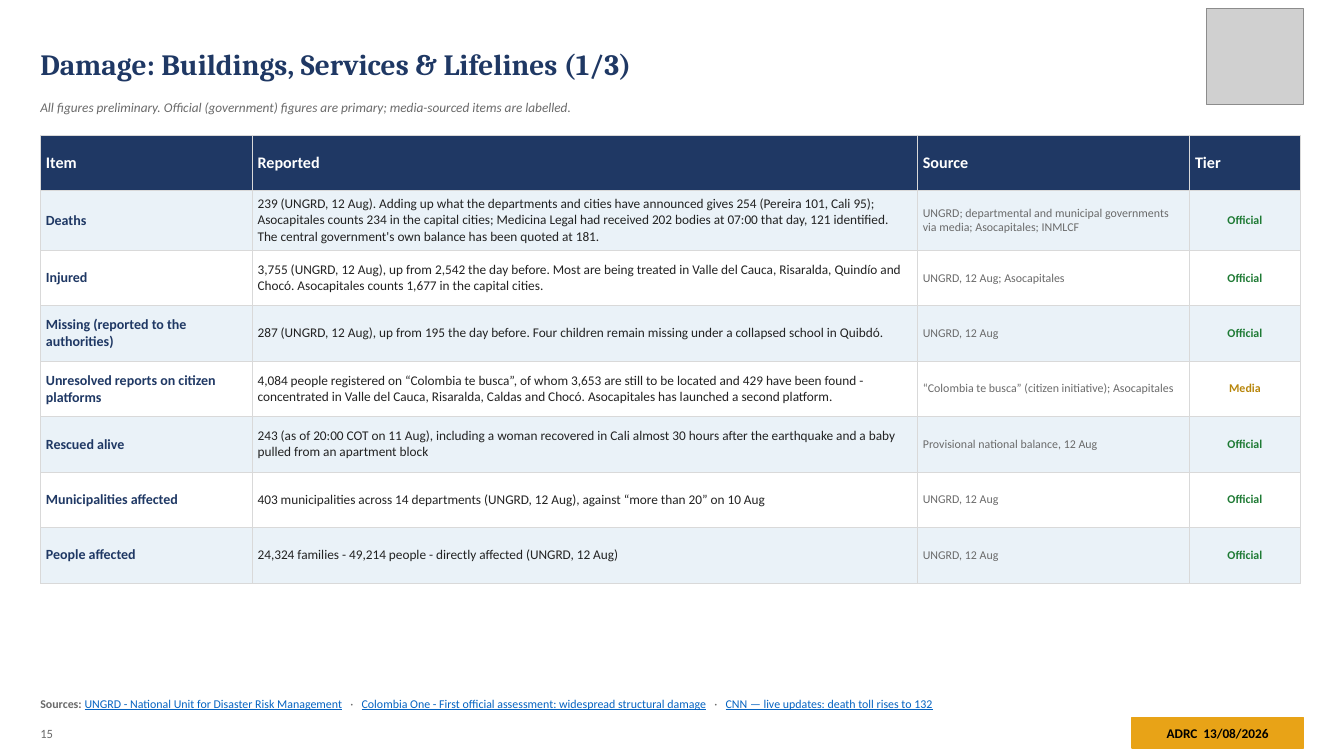
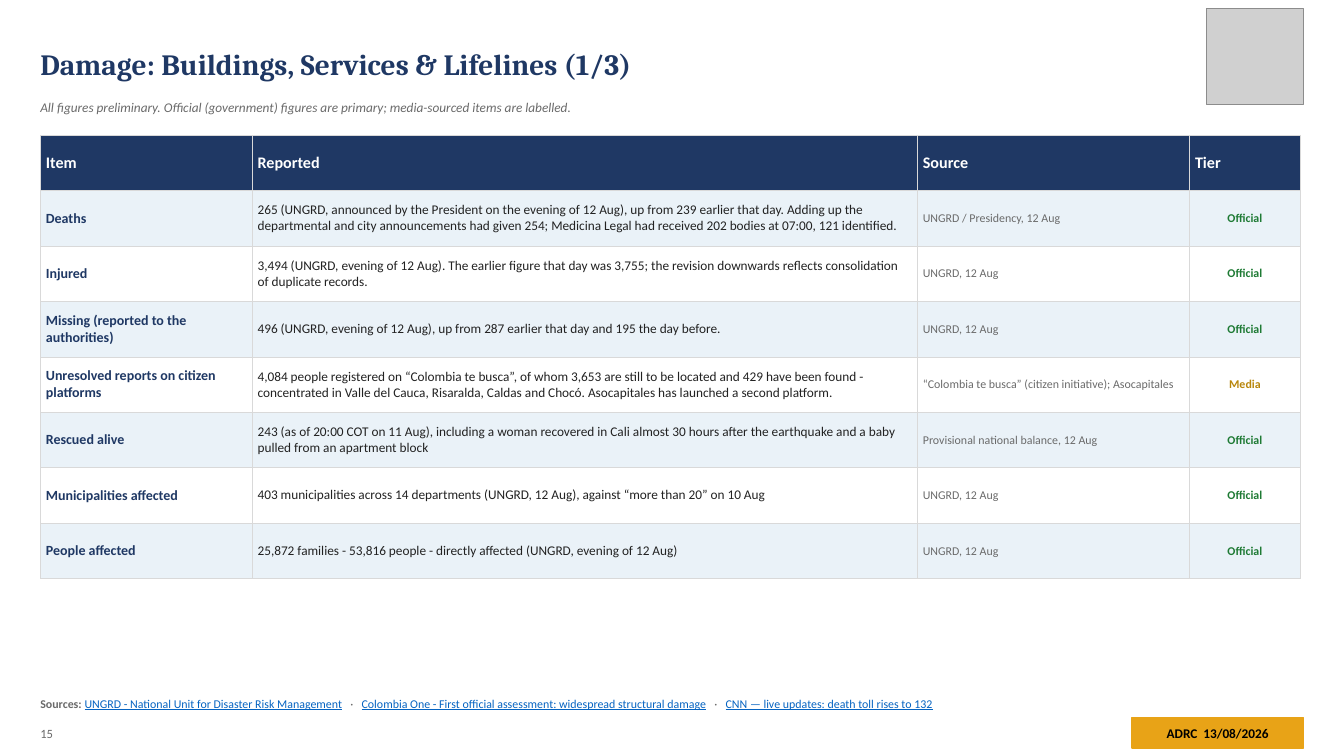
Before and after one commit to kochobi-max/whatsmap, a slide deck: slide 15 of reports/colombia_eq_20260810/output/ADRC_EQ_COL_Choco_20260810_EN.pptx. Drawn at 1344x756 pixels with LibreOffice and Linux fonts; fonts in the diff are those of the drawing; grey boxes stand for pictures. Boxes give left, top, right and bottom in pixels: in the first picture for what was removed or moved away, otherwise in the second. Text is boxed around its words. In the diff, an @@ line names an element or a change of style, - is before the commit and + after.

```diff
--- a/reports/colombia_eq_20260810/output/ADRC_EQ_COL_Choco_20260810_EN.pptx
+++ b/reports/colombia_eq_20260810/output/ADRC_EQ_COL_Choco_20260810_EN.pptx
@@ table at [40,135,1301,562] @@
-row 2, column 2: 239 (UNGRD, 12 Aug). Adding up what the departments and cities have announced gives 254 (Pereira 101, Cali 95); Asocapitales counts 234 in the capital cities; Medicina Legal had received 202 bodies at 07:00 that day, 121 identified. The central government's own balance has been quoted at 181.
+row 2, column 2: 265 (UNGRD, announced by the President on the evening of 12 Aug), up from 239 earlier that day. Adding up the departmental and city announcements had given 254; Medicina Legal had received 202 bodies at 07:00, 121 identified.
-row 2, column 3: UNGRD; departmental and municipal governments via media; Asocapitales; INMLCF
+row 2, column 3: UNGRD / Presidency, 12 Aug
-row 3, column 2: 3,755 (UNGRD, 12 Aug), up from 2,542 the day before. Most are being treated in Valle del Cauca, Risaralda, Quindío and Chocó. Asocapitales counts 1,677 in the capital cities.
+row 3, column 2: 3,494 (UNGRD, evening of 12 Aug). The earlier figure that day was 3,755; the revision downwards reflects consolidation of duplicate records.
-row 3, column 3: UNGRD, 12 Aug; Asocapitales
+row 3, column 3: UNGRD, 12 Aug
-row 4, column 2: 287 (UNGRD, 12 Aug), up from 195 the day before. Four children remain missing under a collapsed school in Quibdó.
+row 4, column 2: 496 (UNGRD, evening of 12 Aug), up from 287 earlier that day and 195 the day before.
-row 8, column 2: 24,324 families - 49,214 people - directly affected (UNGRD, 12 Aug)
+row 8, column 2: 25,872 families - 53,816 people - directly affected (UNGRD, evening of 12 Aug)
```
Also in this commit, not shown: 12 other slides changed, 7 other files.
